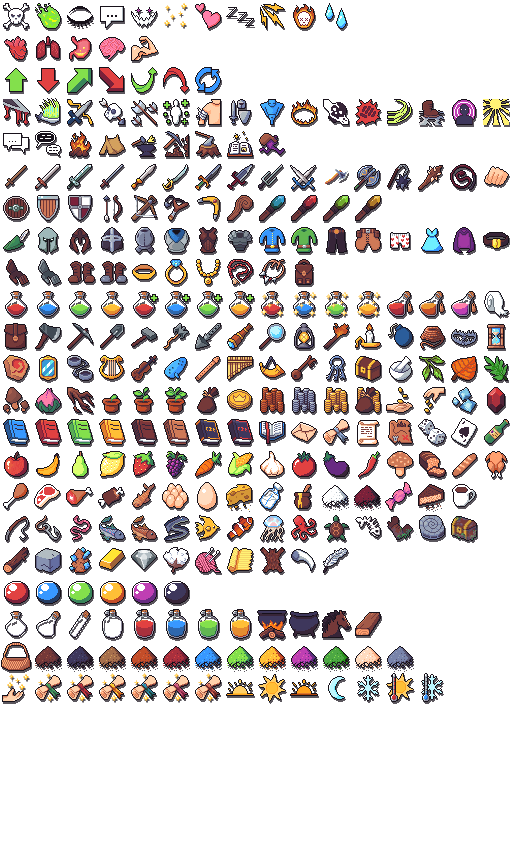
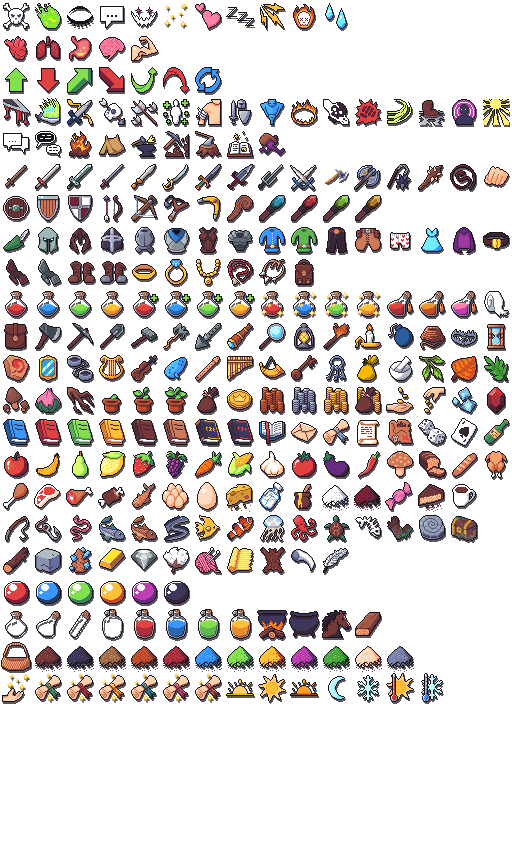
Two versions of the same layered image (512x867). Layer-by-layer changes:
added layer "goldener sack" above "brauner sack" over bbox(357, 355, 380, 383)
painted on "item_icons_1.png" over bbox(212, 356, 382, 398)
